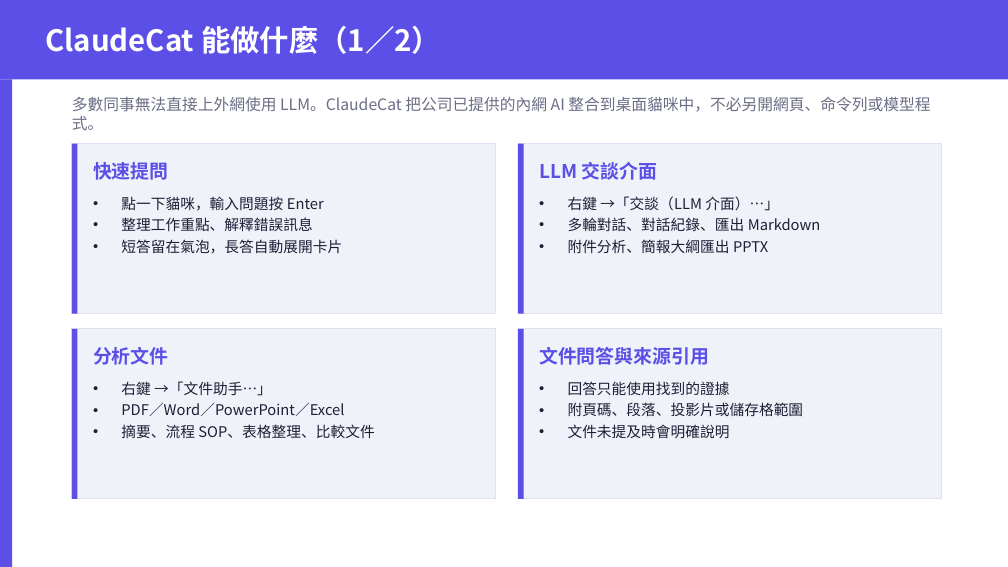
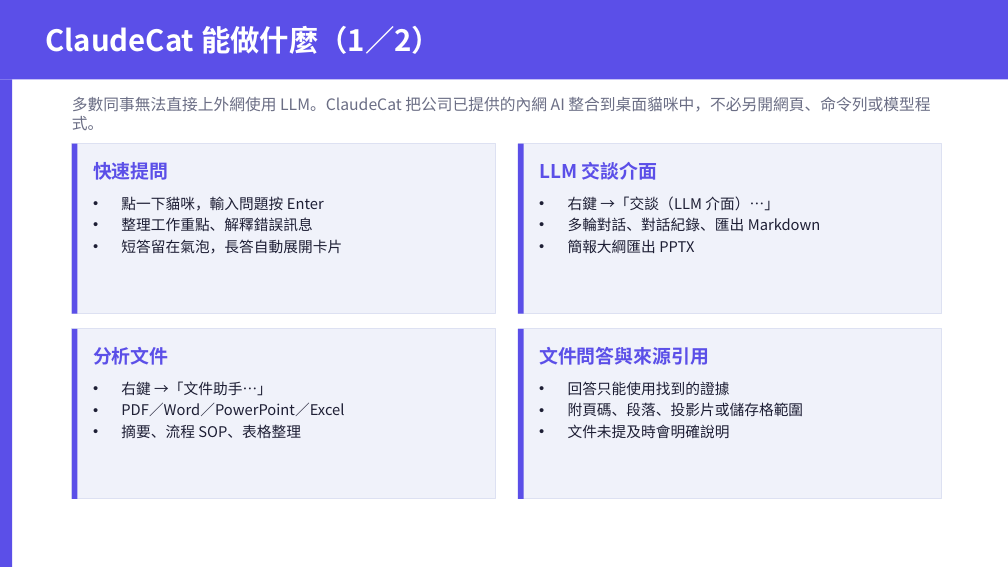
Before and after one commit to tototal999/cat_calude, a slide deck: slide 2 of 使用者SOP_投影版.pptx. Drawn at 1008x567 pixels with LibreOffice and Linux fonts; fonts in the diff are those of the drawing. Boxes give left, top, right and bottom in pixels: in the first picture for what was removed or moved away, otherwise in the second. Text is boxed around its words. In the diff, an @@ line names an element or a change of style, - is before the commit and + after.

```diff
--- a/使用者SOP_投影版.pptx
+++ b/使用者SOP_投影版.pptx
@@ text at bbox=[568, 239, 694, 253]: text changed @@
-• 附件分析、簡報大綱匯出 PPTX
+• 簡報大綱匯出 PPTX
@@ text at bbox=[121, 424, 301, 438]: text changed @@
-• 摘要、流程 SOP、表格整理、比較文件
+• 摘要、流程 SOP、表格整理
```
Also in this commit, not shown: 8 other slides changed, 1 slide added, 2 slides removed, 17 other files.
